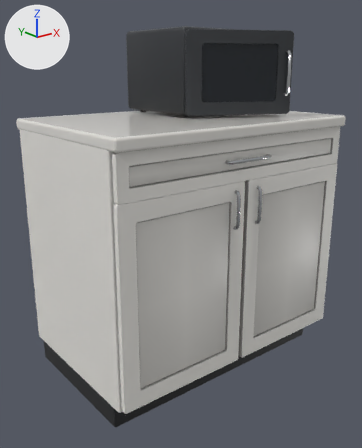
Two versions of the glTF model web/public/assets/models/kitchen_cooking/microwave.glb, one commit apart.
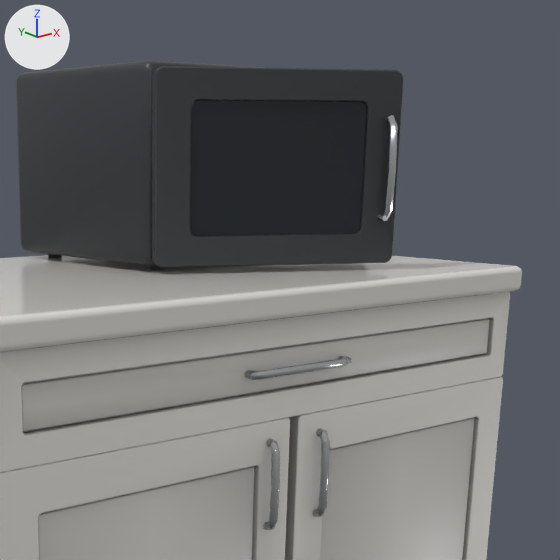
Each version appears first whole from a 50 mm lens placed at (-1.163, -1.328, 1.121), pointed at (-0.052, 0.061, 0.565), and next in a close-up on the part from 33% to 100% of the width and 0% to 54% of the height. Every picture has the same lights, and +X, +Y and +Z are marked at upper left. The first two pictures are the older version. Both versions are drawn at frame 8 of the action 'door_open'; the numbers are the values there.

Before the edit, the objects in view are built like this:
```python
me_body = bpy.data.meshes.new('body')
me_body.from_pydata(...)  # 1494 vertices, 2852 faces; spans x -0.5..0.5, y -0.336..0.33, z 0.0..1.25
# faces by material slot: [484, 1148, 108, 756, 306, 10, 28, 12]
me_body.materials.append(mat_dark)
me_body.materials.append(mat_cab)
me_body.materials.append(mat_worktop)
me_body.materials.append(mat_chrome)
me_body.materials.append(mat_charcoal)
me_body.materials.append(mat_plate)
me_body.materials.append(mat_hob)
me_body.materials.append(mat_display)
me_micro_door = bpy.data.meshes.new('micro_door')
me_micro_door.from_pydata(...)  # 176 vertices, 344 faces; spans x 0.0..0.38, y -0.03..0.01, z -0.14..0.14
# faces by material slot: [224, 12, 108]
me_micro_door.materials.append(mat_charcoal)
me_micro_door.materials.append(mat_glass)
me_micro_door.materials.append(mat_chrome)
ob_body = bpy.data.objects.new('body', me_body)
ob_body.location = (0.0, 0.098, 0.0)
ob_micro_door = bpy.data.objects.new('micro_door', me_micro_door)
ob_micro_door.location = (-0.05, 0.038, 1.1)
ob_micro_door.rotation_euler = (0.0, 0.0, -0.452)  # degrees (0, 0, -26)
```
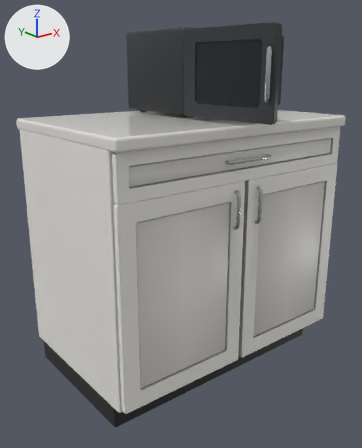
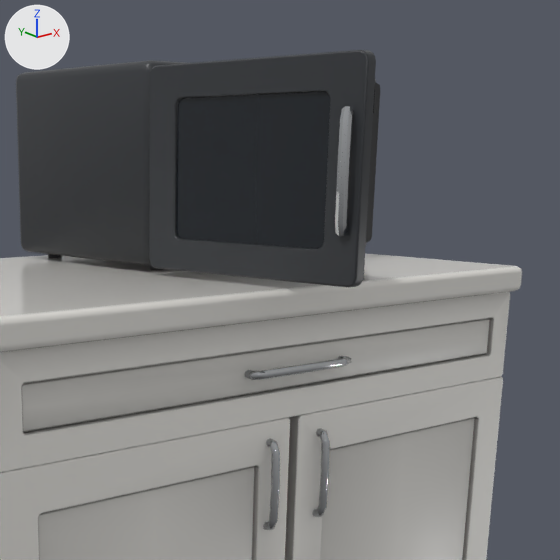
What differs and where, as boxes [x1, y1, x2, y2] in the close-ups (560 x 560 px):
'micro_door', turned: before [152, 66, 404, 268]; after [149, 50, 376, 288]

The change in detail:
Object 'micro_door' (ob_micro_door) turns from (0, 0, -26) to (0, 0, -86) degrees about x, y and z.
